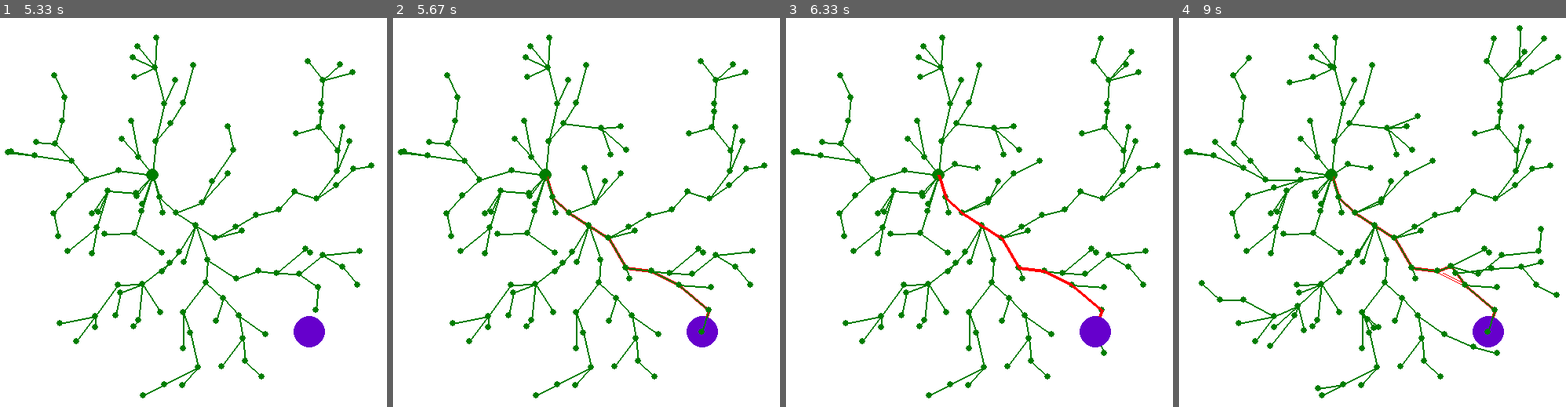
Above: before the commit, frames 1-4 (left to right).
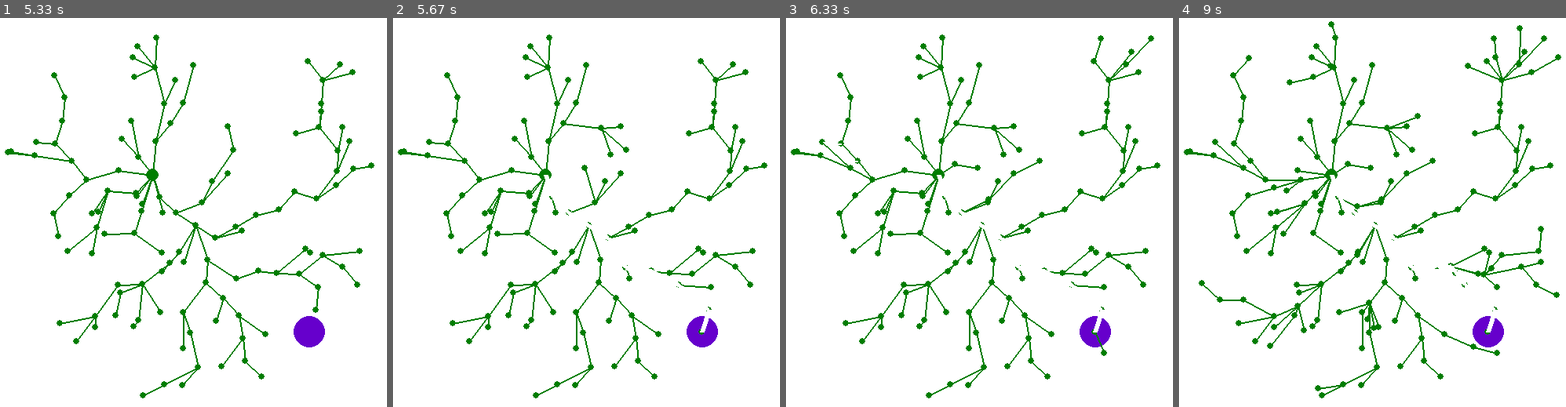
Above: after the commit, the same moments.

Repository: rafaelbarretorb/Path-Planning-Pygame
Game: pygame game, started from RRT/rrt_star.py
Two runs of this game, one before a commit and one after it. Both use one fixed random seed, a clock stepped at 60 frames per second and the inputs below.
Inputs:
- Up to frame 1 (5.33 s): no input
- Up to frame 2 (5.67 s): no input
- Up to frame 3 (6.33 s): no input
- Up to frame 4 (9 s): no input

Frame 1 is identical in both runs. In frame 2, 0.5% of the frame differs, in the area x 38-83%, y 40-81%; in frame 3, 0.7%; in frame 4, 1.3%, in the area x 24-88%, y 0-81%.

Commit message:
fix bug screen pygame, old path being redrawn

Diff:
--- a/RRT/rrt_star.py
+++ b/RRT/rrt_star.py
@@ -98,14 +98,15 @@
 
 XDIM = 500
 YDIM = 500
-WINSIZE = [XDIM, YDIM]
+WINSIZE = (XDIM, YDIM)
 EPSILON = 7.0
-MAX_NUM_NODES = 1500
-MIN_NUM_NODES = 500
+MAX_NUM_NODES = 1000
+MIN_NUM_NODES = 200
 
 def main():
     pygame.init()
-    screen = pygame.display.set_mode(WINSIZE)
+    # set_mode(size=(0, 0), flags=0, depth=0, display=0, vsync=0)
+    screen = pygame.display.set_mode(WINSIZE, pygame.RESIZABLE, 32)
     pygame.display.set_caption('RRT* Path Planning')
     screen.fill(WHITE)
 
--- a/RRT/rrt_star_dual_tree.py
+++ b/RRT/rrt_star_dual_tree.py
@@ -27,8 +27,8 @@
                                start_point,
                                node_color=GREEN,
                                connection_color=GREEN,
-                               goal_node_color=BLACK,
-                               path_color=RED,
+                               goal_node_color=RED,
+                               path_color=BLACK,
                                goal_tolerance=20,
                                epsilon_min=epsilon_min,
                                epsilon_max=epsilon_max,
--- a/RRT/tree.py
+++ b/RRT/tree.py
@@ -268,9 +268,7 @@
 
 		pygame.display.update()
 
-		self.path_old = []
-
-		pygame.display.update()
+		self.path_old = path[:]
 
 		# Draw new path
 		for i in range(len(path) - 1):
@@ -291,18 +289,18 @@
 
 	def draw_path(self, point1, point2):
 		""" Draw a path line between two nodes with a larger width."""
-		pygame.draw.line(self.screen, self.path_color, point1, point2, 4)
+		pygame.draw.line(self.screen, self.path_color, point1, point2, 6)
 
 	def erase_path(self, point1, point2):
 		""" Erase the path line between two nodes."""
-		pygame.draw.line(self.screen, WHITE, point1, point2, 4)
+		pygame.draw.line(self.screen, WHITE, point1, point2, 6)
 
 	def draw_node(self, point, radius=4, color=None):
 		""" Draw a circle representing a node."""
 		if color is None:
 			color = self.node_color
 
-		pygame.draw.circle(self.screen, color, point, radius)
+		pygame.draw.circle(self.screen, color, (point[0], point[1]), radius)
 
 	def is_tree_blocked(self):
 		""" Returns true if this tree is blocked, false otherwise."""
